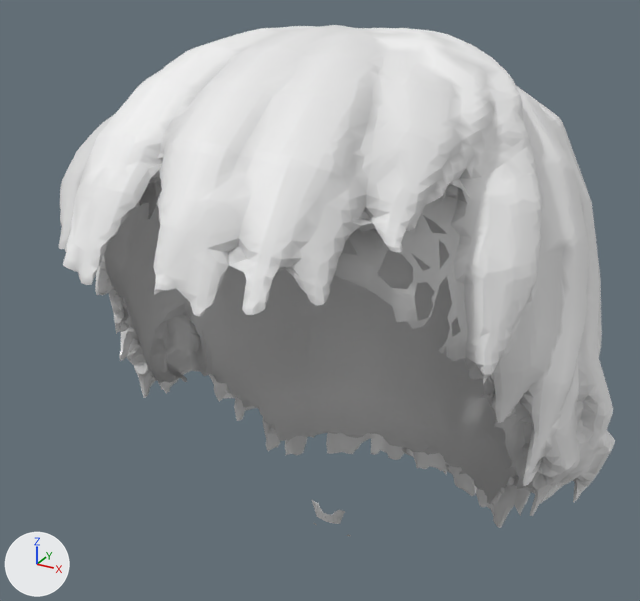
The glTF model chars/hair_male_short.glb: old version first, new version second.
Rendered twice from a 50 mm camera at (0.135, -0.306, 1.779) aimed at (-0.005, -0.052, 1.652). Lighting does not change. The marker at lower left points along +X, +Y and +Z. The picture after the commit comes second.

Names of what the first picture shows: 'short'.
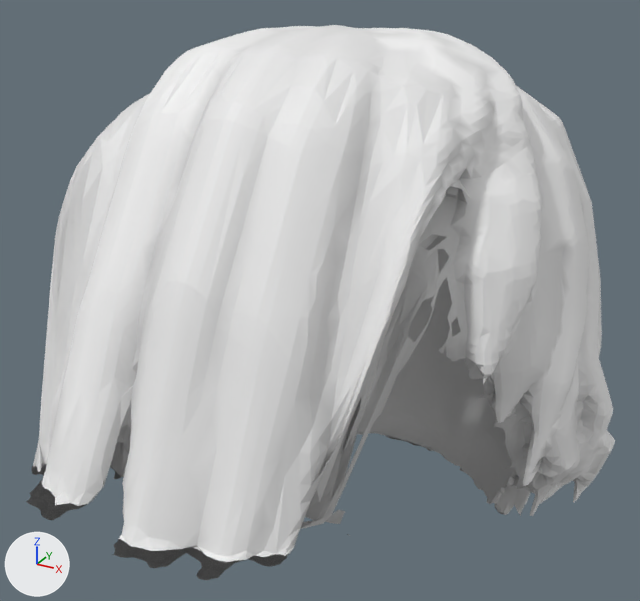
Patch to the scene script:
```diff
--- a/chars/hair_male_short.glb.py
+++ b/chars/hair_male_short.glb.py
@@ me_short_001 @@
 # used by ob_short; location = (0.0, 0.0, 0.0)
-me_short_001.from_pydata(...)  # 10983 vertices, 21990 faces; spans x -0.097..0.099, y -0.151..0.067, z 1.538..1.747
+me_short_001.from_pydata(...)  # 10983 vertices, 21990 faces; spans x -0.097..0.099, y -0.175..0.067, z 1.554..1.747
+# me_short_001 part 1: 1695 of 10983 vertices moved; they spanned x -0.058..0.058, y -0.151..-0.087, z 1.679..1.741 and now span x -0.058..0.058, y -0.175..-0.087, z 1.631..1.741; mean shift (0.0, -0.015, -0.046); largest move (0.014, -0.124, 1.706) -> (0.014, -0.148, 1.632)
+# me_short_001 part 2: 471 of the vertices in x -0.057..0.058, y -0.009..0.031, z 1.538..1.553 are scaled about their middle by (1, 1, 0), then moved by (0.0, 0.0, 0.008)
+# other edits to the shape of me_short_001 do not show in these pictures
 me_short_001.materials.append(mat_defaultmaterial)
```

Boxes [x1, y1, x2, y2] around the edits, measured in the pictures (640 x 601 px; the box of a moved part takes in the faces that stretch with it):
'short', reshaped (9% taller): before [59, 25, 615, 536]; after [26, 25, 615, 580]
part 1 of me_short_001, moved or reshaped: before [59, 55, 457, 329]; after [26, 55, 460, 580]
part 2 of me_short_001, moved or reshaped (mostly hidden afterwards): before [266, 431, 510, 528]; after [357, 431, 510, 515]
